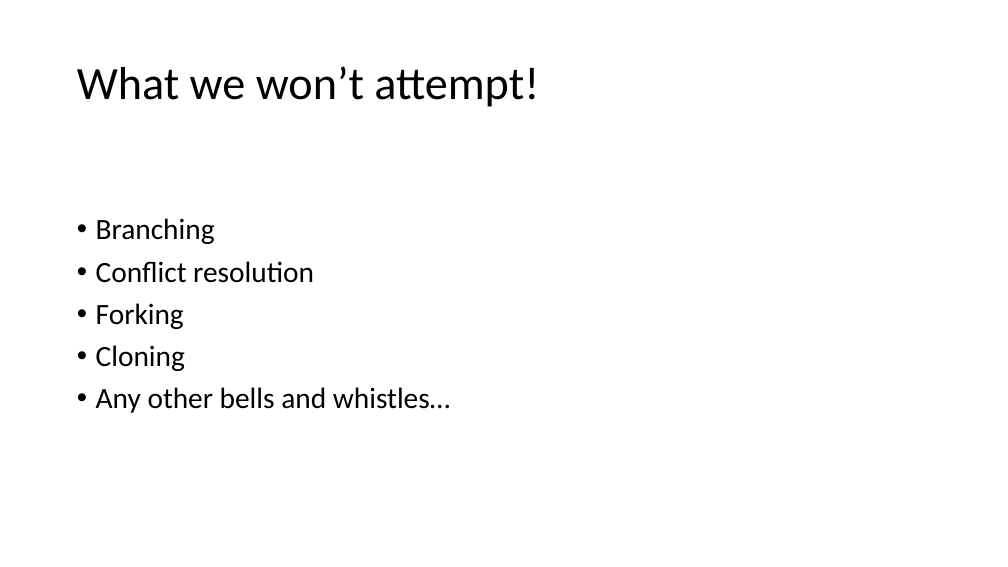
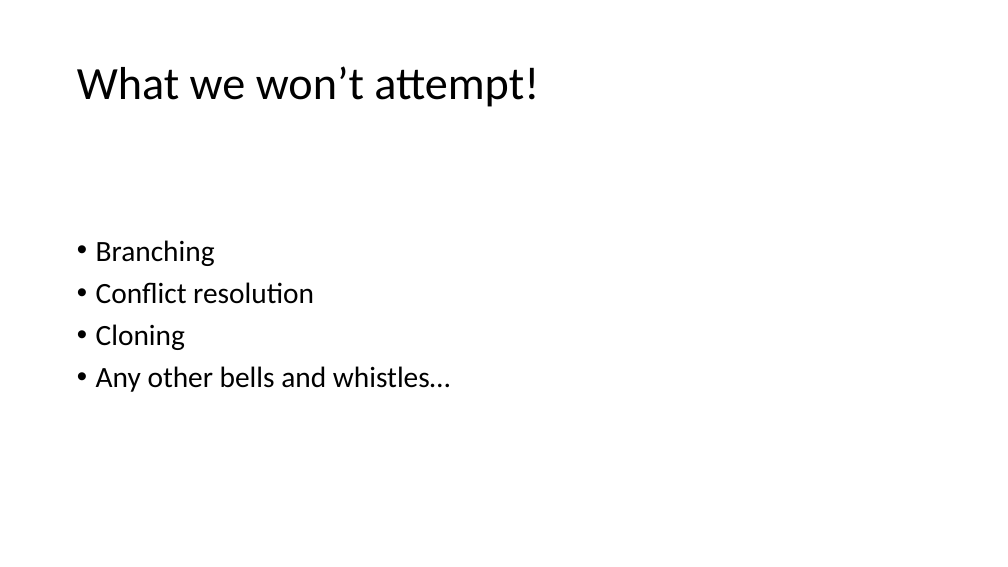
Before and after one commit to BrockDSL/github_for_researchers, a slide deck: slide 7 of Overview.pptx. Drawn at 1008x567 pixels with LibreOffice and Linux fonts; fonts in the diff are those of the drawing. Boxes give left, top, right and bottom in pixels: in the first picture for what was removed or moved away, otherwise in the second. Text is boxed around its words. In the diff, an @@ line names an element or a change of style, - is before the commit and + after.

```diff
--- a/Overview.pptx
+++ b/Overview.pptx
@@ text at (96, 303, 184, 329): paragraph removed @@
-• Forking
```
Also in this commit, not shown: 4 other slides changed, 1 slide added, 31 other files.
